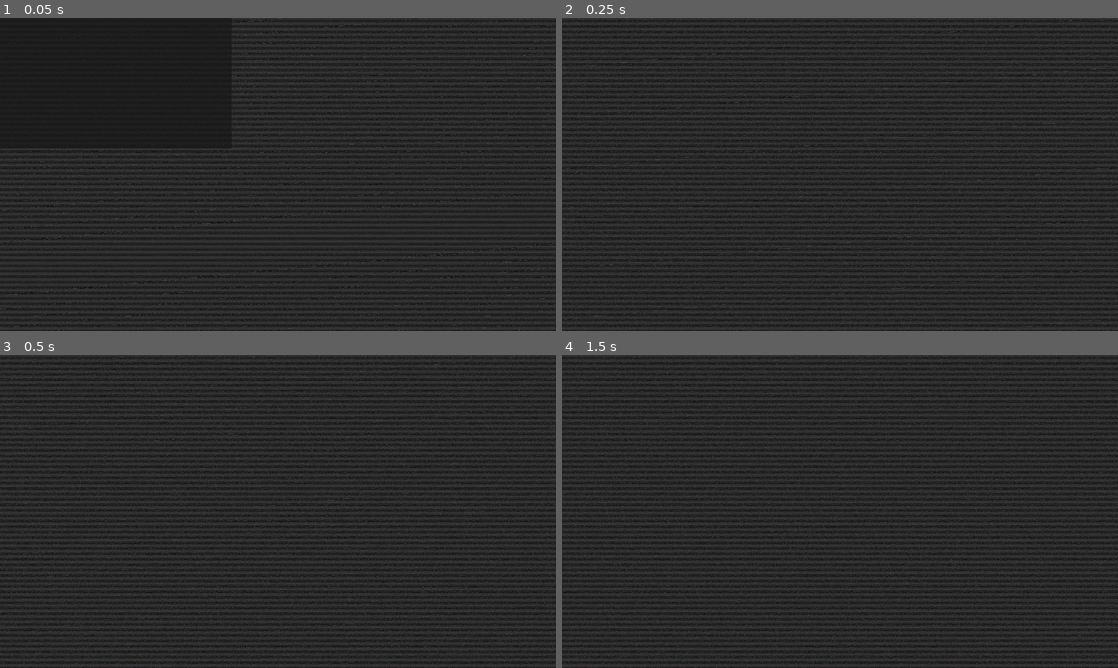
Above: before the commit, frames 1-4 (two rows, left to right).
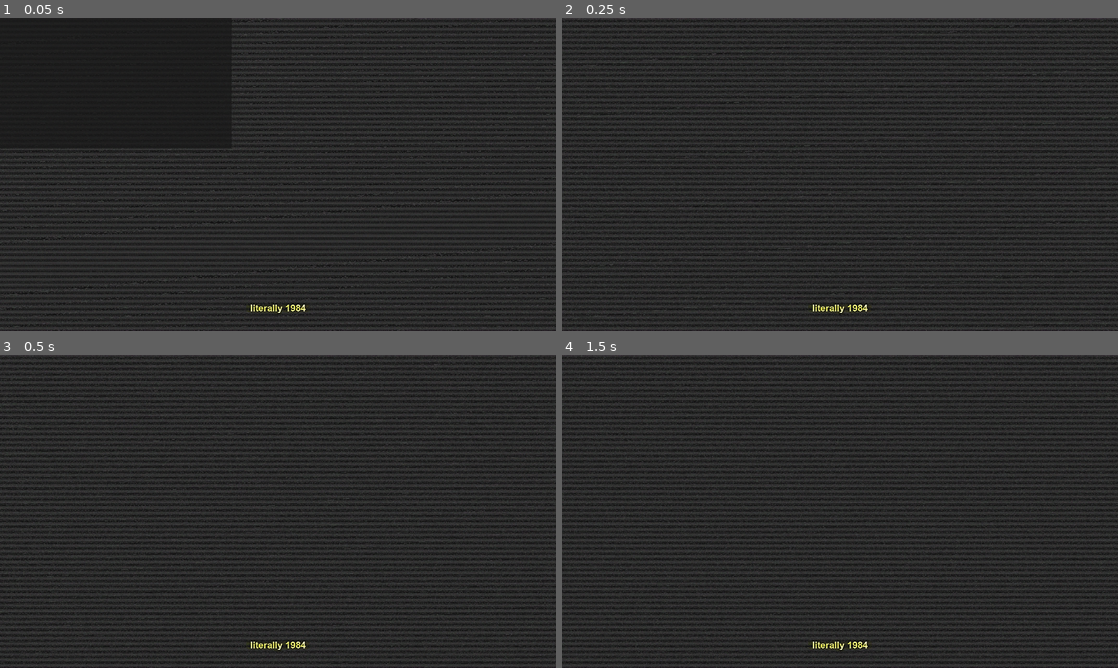
Above: after the commit, the same moments.

Repository: ZeEndy/PB-Heather
Game: Godot game, scene res://Main_menu.tscn
Same seed, same stepped clock (60 frames per second), same inputs: the game is played once before the commit and once after it.
Inputs:
- Up to frame 1 (0.05 s): no input
- Up to frame 2 (0.25 s): no input
- Up to frame 3 (0.5 s): no input
- Up to frame 4 (1.5 s): click "RECORDINGS" at 0.5 s; click ">RECORDINGS" at 1.25 s

The runs differ from the first frame. In frame 1, 0.2% of the frame differs, in the area x 44-56%, y 91-95%; in frame 2, 0.2%; in frame 3, 0.2%; in frame 4, 0.2%.

Commit message:
door wip

Diff:
--- a/Data/DEFAULT/ENTS/ENT_DOOR.tscn
+++ b/Data/DEFAULT/ENTS/ENT_DOOR.tscn
@@ -1,15 +1,29 @@
-[gd_scene load_steps=4 format=3 uid="uid://bqyo8eokcablc"]
+[gd_scene load_steps=7 format=3 uid="uid://bqyo8eokcablc"]
 
 [ext_resource type="Script" path="res://Scripts/LEVEL/LVL_DOOR.gd" id="1"]
 [ext_resource type="Texture2D" uid="uid://bpnywv0nciep6" path="res://Data/DEFAULT/SPRITES/WORLD/WALLS/sprDoor.png" id="2"]
 
+[sub_resource type="Curve" id="Curve_nty6p"]
+_data = [Vector2(0, 0), 0.0, 4.46025, 0, 0, Vector2(0.40625, 1), 1.46986, 1.46986, 0, 0, Vector2(1, 1), 0.790847, 0.0, 0, 0]
+point_count = 3
+
 [sub_resource type="OccluderPolygon2D" id="4"]
 polygon = PackedVector2Array(0, 0, 32, 0, 32, 0, 0, 0)
 
+[sub_resource type="Gradient" id="Gradient_lxcr2"]
+
+[sub_resource type="GradientTexture1D" id="GradientTexture1D_3b1lf"]
+gradient = SubResource("Gradient_lxcr2")
+width = 1
+
 [node name="Door" type="Node2D"]
 script = ExtResource("1")
+easing = SubResource("Curve_nty6p")
+left = 135.0
+right = 135.0
 
 [node name="DOOR_ANCHER" type="Node2D" parent="."]
+position = Vector2(0, 4)
 
 [node name="Sprite" type="Sprite2D" parent="DOOR_ANCHER"]
 z_index = 1
@@ -22,8 +36,13 @@
 
 [node name="StaticBody2D" type="StaticBody2D" parent="DOOR_ANCHER/Sprite"]
 position = Vector2(-16, 0)
-collision_layer = 80
+collision_layer = 112
 collision_mask = 8
 
 [node name="CollisionPolygon2D" type="CollisionPolygon2D" parent="DOOR_ANCHER/Sprite/StaticBody2D"]
-polygon = PackedVector2Array(0, 2, 0, -2, 32, -2, 32, 2)
+position = Vector2(0, 0.5)
+polygon = PackedVector2Array(0, 0, 0, -1, 32, -1, 32, 0)
+
+[node name="Sprite2D" type="Sprite2D" parent="DOOR_ANCHER"]
+top_level = true
+texture = SubResource("GradientTexture1D_3b1lf")
--- /dev/null
+++ b/Data/DEFAULT/ENTS/ENT_DOOR_F_UNLOCK.tscn
@@ -0,0 +1,29 @@
+[gd_scene load_steps=4 format=3 uid="uid://chddckbhxbwe7"]
+
+[ext_resource type="Script" path="res://Scripts/LEVEL/LVL_DOOR.gd" id="1_4nhtt"]
+[ext_resource type="Texture2D" uid="uid://bpnywv0nciep6" path="res://Data/DEFAULT/SPRITES/WORLD/WALLS/sprDoor.png" id="2_r6cjw"]
+
+[sub_resource type="OccluderPolygon2D" id="4"]
+polygon = PackedVector2Array(0, 0, 32, 0, 32, 0, 0, 0)
+
+[node name="Door" type="Node2D"]
+script = ExtResource("1_4nhtt")
+
+[node name="DOOR_ANCHER" type="Node2D" parent="."]
+
+[node name="Sprite" type="Sprite2D" parent="DOOR_ANCHER"]
+z_index = 1
+position = Vector2(16, 0)
+texture = ExtResource("2_r6cjw")
+
+[node name="LightOccluder2D" type="LightOccluder2D" parent="DOOR_ANCHER/Sprite"]
+position = Vector2(-16, 0)
+occluder = SubResource("4")
+
+[node name="StaticBody2D" type="StaticBody2D" parent="DOOR_ANCHER/Sprite"]
+position = Vector2(-16, 0)
+collision_layer = 80
+collision_mask = 8
+
+[node name="CollisionPolygon2D" type="CollisionPolygon2D" parent="DOOR_ANCHER/Sprite/StaticBody2D"]
+polygon = PackedVector2Array(0, 2, 0, -2, 32, -2, 32, 2)
--- /dev/null
+++ b/Data/DEFAULT/ENTS/ENT_DOOR_LOCKED.tscn
@@ -0,0 +1,30 @@
+[gd_scene load_steps=4 format=3 uid="uid://cbv2yua27uo0r"]
+
+[ext_resource type="Script" path="res://Scripts/LEVEL/LVL_DOOR.gd" id="1_jl6yn"]
+[ext_resource type="Texture2D" uid="uid://bpnywv0nciep6" path="res://Data/DEFAULT/SPRITES/WORLD/WALLS/sprDoor.png" id="2_gs68e"]
+
+[sub_resource type="OccluderPolygon2D" id="4"]
+polygon = PackedVector2Array(0, 0, 32, 0, 32, 0, 0, 0)
+
+[node name="Door" type="Node2D"]
+script = ExtResource("1_jl6yn")
+locked = true
+
+[node name="DOOR_ANCHER" type="Node2D" parent="."]
+
+[node name="Sprite" type="Sprite2D" parent="DOOR_ANCHER"]
+z_index = 1
+position = Vector2(16, 0)
+texture = ExtResource("2_gs68e")
+
+[node name="LightOccluder2D" type="LightOccluder2D" parent="DOOR_ANCHER/Sprite"]
+position = Vector2(-16, 0)
+occluder = SubResource("4")
+
+[node name="StaticBody2D" type="StaticBody2D" parent="DOOR_ANCHER/Sprite"]
+position = Vector2(-16, 0)
+collision_layer = 80
+collision_mask = 8
+
+[node name="CollisionPolygon2D" type="CollisionPolygon2D" parent="DOOR_ANCHER/Sprite/StaticBody2D"]
+polygon = PackedVector2Array(0, 2, 0, -2, 32, -2, 32, 2)
--- a/Data/DEFAULT/ENTS/PED_PLAYER.tscn
+++ b/Data/DEFAULT/ENTS/PED_PLAYER.tscn
@@ -4692,7 +4692,7 @@
 
 [node name="PED_COL" type="CharacterBody2D" parent="." groups=["PED", "Player"]]
 collision_layer = 4
-collision_mask = 32
+collision_mask = 544
 wall_min_slide_angle = 0.436332
 
 [node name="CollsionCircle" type="CollisionShape2D" parent="PED_COL"]
--- a/Data/Scenes/VFX/ENT_Dialouge.tscn
+++ b/Data/Scenes/VFX/ENT_Dialouge.tscn
@@ -28,7 +28,6 @@
 texture = ExtResource("1_ndw0j")
 
 [node name="Text" type="Label" parent="Control"]
-visible = false
 layout_mode = 1
 anchors_preset = 12
 anchor_top = 1.0
--- a/Data/Scenes/VFX/ENT_UI.tscn
+++ b/Data/Scenes/VFX/ENT_UI.tscn
@@ -387,19 +387,6 @@
 [sub_resource type="ShaderMaterial" id="ShaderMaterial_34261"]
 shader = ExtResource("3_vxky5")
 
-[sub_resource type="Shader" id="Shader_wg8j4"]
-code = "shader_type canvas_item;
-
-uniform sampler2D SCREEN_TEXTURE : hint_screen_texture, filter_linear_mipmap;
-
-void fragment()
-{
-    COLOR = texture(SCREEN_TEXTURE,SCREEN_UV,0.1);
-}"
-
-[sub_resource type="ShaderMaterial" id="ShaderMaterial_ihqve"]
-shader = SubResource("Shader_wg8j4")
-
 [sub_resource type="Shader" id="Shader_k3lvc"]
 code = "shader_type canvas_item;
 
@@ -617,19 +604,6 @@
 mouse_filter = 2
 color = Color(0, 0, 0, 1)
 
-[node name="Pass4" type="CanvasLayer" parent="Shaders"]
-layer = 3
-
-[node name="Shader" type="ColorRect" parent="Shaders/Pass4"]
-material = SubResource("ShaderMaterial_ihqve")
-anchors_preset = 15
-anchor_right = 1.0
-anchor_bottom = 1.0
-grow_horizontal = 2
-grow_vertical = 2
-mouse_filter = 2
-color = Color(0, 0, 0, 1)
-
 [node name="ColorRect" type="ColorRect" parent="."]
 visible = false
 material = SubResource("ShaderMaterial_1spu3")
--- a/Scripts/HUD/VHSOverlayShader.gdshader
+++ b/Scripts/HUD/VHSOverlayShader.gdshader
@@ -91,7 +91,7 @@
     vec4 luma = Shrink(FRAGCOORD.xy, 0.5, 0.0,1.0/SCREEN_PIXEL_SIZE.xy); // In VHS the luma band is half of the resolution
     luma = BlendLuminosity(vec4(0.5, 0.5, 0.5, 1.0), luma);
 
-    vec4 chroma = Shrink(FRAGCOORD.xy,  1.0/8.0, 2.0, 1.0/SCREEN_PIXEL_SIZE.xy); // In VHS chroma band is a much lower resolution (technically 1/16th)
+    vec4 chroma = Shrink(FRAGCOORD.xy,  1.0/16.0, 2.0, 1.0/SCREEN_PIXEL_SIZE.xy)*1.5; // In VHS chroma band is a much lower resolution (technically 1/16th)
     chroma = BlendColor(luma, chroma);
 
     COLOR = chroma;
--- a/Scripts/LEVEL/LVL_DOOR.gd
+++ b/Scripts/LEVEL/LVL_DOOR.gd
@@ -5,186 +5,100 @@
 #reference variables
 @onready var door_anc=get_node("DOOR_ANCHER")
 
-@export var swingspeed=0
-var swingdir=0
-@export var swinger=0
+
+var active=false
+var desired_rot=0
+var process=false
+var count_down=0.1
 
 
-var active=0
-var door_size=Vector2(0,0)
+var door_size=Vector2(32,8)
 @export var PED_SCALE=8
 
-
+@export var easing : Curve
 @export var locked = false
 @export var unlock_on_level_end=false
 @export var spring_return=false
 
 @export var door_flip=1
 
+@export_range(0.0,135.0) var left
+@export_range(0.0,135.0) var right
+
 var _wad=null
 
-var door_rot=0
+var door_rot=0.0
+var prev_rot=0.0
+var door_timer=0.0
+
+func _ready():
+	process=false
+	count_down=0.05
+
+func _physics_process(delta):
+	if process==true:
+		var p_col_check=player_collision_checker()
+		var dir=p_col_check[0]
+		p_col_check.remove_at(0)
+
+		if active == false:
+			for i in p_col_check:
+				if i[0] is Player:
+					active=true
+					prev_rot=door_anc.rotation
+					door_rot+=deg_to_rad(135)*dir
+					door_rot=clamp(door_rot,deg_to_rad(-right),deg_to_rad(left))
+					door_timer=0.0
+		else:
+			pass
 
 
+func _process(delta):
+	if process==false:
+		door_anc.rotation=door_rot
+		count_down=clamp(count_down-delta,0,1)
+		if count_down==0.0:
+			process=true
 
-func _ready():
-	$DOOR_ANCHER/Sprite.scale.y=door_flip
-	door_size=get_node("DOOR_ANCHER/Sprite").texture.get_size()
+	else:
+		door_timer=clamp(door_timer+delta,0,1.0)
 
-# Called when the node enters the scene tree for the first time.
-func _physics_process(delta):
-
-	get_node("DOOR_ANCHER/Sprite/StaticBody2D").set_collision_layer_value(6,locked)
-	if (abs(swingspeed) > 0):
-
-		door_rot = door_rot + (deg_to_rad(swingspeed)*delta*60)
-		if (door_rot < -2.35619):
-			door_rot = -2.35619
-			swingspeed = abs(swingspeed)
-		if (door_rot > 2.35619):
-			door_rot = 2.35619
-			swingspeed = -abs(swingspeed)
-		swingdir = sign(swingspeed)
-		if (abs(swingspeed) < 3.5):
-			if ((door_rot > -0.10472) && (door_rot < 0.10472)):
-				swingspeed = 0
-				door_rot = 0
-		if (swingspeed > 0.25):
-			swingspeed = (swingspeed - 0.25*delta*60)
-		elif (swingspeed < -0.25):
-			swingspeed = (swingspeed + 0.25*delta*60)
-		else:
-			swinger = 0
-			swingspeed = 0
-			active=0
-	else:
-		if spring_return==true:
-			if door_rot != 0:
-				door_rot=lerp_angle(door_rot,0,2*delta)
-	door_anc.rotation=door_rot
-	Collision_trollface()
+		door_anc.rotation=lerp_angle(prev_rot,door_rot,easing.sample(door_timer))
+		if door_timer>0.6:
+			active=false
 
 
-
-
-func play_sample(given_sample,affected_time=true,true_pitch=1,random_pitch=0,bus="Master"):
-#	print(given_sample)
-	if (given_sample is String):
-		pass
-#		var audio_player := AudioStreamPlayer2D.new()
-#		audio_player.stream = _wad.audio_stream(given_sample+".wav",true)
-#		#gonna add this script later but gonna need to probably rethink about that
-#		audio_player.set_script(load("res://Scripts/AUDIO/AUDIO_STREAM_SOUND_2D.gd"))
-#		audio_player.affected_time=affected_time
-#		get_parent().get_parent().call_deferred("add_child",audio_player)
-#		audio_player.current_pitch=true_pitch+rand_range(-random_pitch,random_pitch)
-#		audio_player.autoplay = true
-#		audio_player.set_bus(bus)
-#		audio_player.global_position=global_position+Vector2(door_size.x,0).rotated(door_anc.global_rotation)
-	elif given_sample is Array:
-		if (typeof(given_sample[0])==1 && given_sample[0]==false):
-			print("type of is 1")
-			play_sample(given_sample[randi_range(1,given_sample.size()-1)],affected_time,true_pitch,random_pitch,bus)
-		else:
-			for i in given_sample:
-				play_sample(i,affected_time,true_pitch,random_pitch,bus)
-	return true
-
-
-func Collision_trollface():
-	var b = door_collision_checker()
-	var temp_array=b.duplicate(true)
-	temp_array.remove_at(0)
-#	print(temp_array)
-
-	for i in temp_array:
-		if active==0 or active==1:
-			if i[0] is Player && !locked:
-				if active==0:
-					active=b[0]
-				else:
-					active=1
-				swinger=1
-				if abs(swingspeed)<2:
-					play_sample("sndDoorOpen")
-					var line_pos=global_position+Vector2(door_size.x,0).rotated(door_anc.global_rotation)
-					var add_on_speed=clamp(abs(1.15-i[1].distance_to(line_pos)-PED_SCALE),1,1.15)
-					swingspeed=(7*add_on_speed)
-				return
-			if i[0] is Enemy && !locked:
-				if active==0:
-					active=b[0]
-				else:
-					active=1
-				if swinger==1:
-					if i[0].state==0:
-						i[0].go_down(door_anc.global_rotation+randf_range(deg_to_rad(-45),deg_to_rad(-45)))
-						play_sample("sndDoorHit")
-				else:
-					if abs(swingspeed)<2:
-						play_sample("sndDoorOpen")
-					var line_pos=global_position+Vector2(door_size.x,0).rotated(door_anc.global_rotation)
-					var add_on_speed=clamp(abs(1.15-i[1].distance_to(line_pos)-PED_SCALE),1,1.15)
-					swingspeed=(7*add_on_speed)
-				return
-		elif active==0 or active==-1:
-			if i[0] is Player && !locked:
-				if active==0:
-					active=b[0]
-				else:
-					active=-1
-				swinger=1
-				if abs(swingspeed)<2:
-					play_sample("sndDoorOpen")
-				var line_pos=global_position+Vector2(door_size.x,0).rotated(door_anc.global_rotation)
-				var add_on_speed=clamp(abs(1.15-i[1].distance_to(line_pos)-PED_SCALE),1,1.15)
-				swingspeed=-(7*add_on_speed)
-				return
-			if i[0] is Enemy && !locked:
-				if active==0:
-					active=b[0]
-				else:
-					active=-1
-				if swinger==1:
-					if i[0].state==0:
-						i[0].go_down(door_anc.global_rotation+randf_range(deg_to_rad(-45),deg_to_rad(45)))
-						play_sample("sndDoorHit")
-				else:
-					if abs(swingspeed)<2:
-						play_sample("sndDoorOpen")
-					var line_pos=global_position+Vector2(door_size.x,0).rotated(door_anc.global_rotation)
-					var add_on_speed=clamp(abs(1.15-i[1].distance_to(line_pos)-PED_SCALE),1,1.15)
-					swingspeed=-(7*add_on_speed)
-				return
-
-
-func door_collision_checker():
+func player_collision_checker():
+	var mask=0b0000000000000000100
 	var collision_objects=[]
 	var shape = RectangleShape2D.new()
-	shape.extents=door_size/2
+	shape.extents=door_size
 	var query = PhysicsShapeQueryParameters2D.new()
 	query.set_shape(shape)
-	query.collision_mask=0b0000000000000000101
-
+	get_node("DOOR_ANCHER/Sprite2D").set_transform(Transform2D(door_anc.global_rotation, door_anc.global_position+Vector2(door_size.x*0.5,0).rotated(door_anc.global_rotation)))
+	get_node("DOOR_ANCHER/Sprite2D").scale=door_size
+	query.collision_mask=mask
 	var space = get_world_2d().direct_space_state
-	query.set_transform(Transform2D(door_anc.global_rotation, global_position+Vector2(door_size.x/2,0).rotated(door_anc.global_rotation)))
+	query.set_transform(Transform2D(door_anc.global_rotation, door_anc.global_position+Vector2(door_size.x*0.5,0).rotated(door_anc.global_rotation)))
 	collision_objects+=space.intersect_shape(query,5)
-
-	for ang in range(abs(round(swingspeed))):
-		var space2 = get_world_2d().direct_space_state
-		query.set_transform(Transform2D(door_anc.global_rotation+deg_to_rad(ang*active), global_position+Vector2(door_size.x/2,0).rotated(door_anc.global_rotation+deg_to_rad(ang*active))))
-		collision_objects+=space2.intersect_shape(query,5)
-
 	var return_array=[]
 	var test=0
+	var raycast=PhysicsRayQueryParameters2D.new()
+	raycast.from=door_anc.global_position
+	raycast.collision_mask=mask
+
 	for i in collision_objects:
 		if (i.collider.get_parent() is PED && (i.collider.get_parent().my_velocity.length()>10) ):
-			var line_pos=global_position+Vector2(door_size.x,0).rotated(door_anc.global_rotation)
-			var direction=line_pos.direction_to(i.collider.global_position).angle()
-			if angle_difference(door_anc.global_rotation,direction)>deg_to_rad(90) && angle_difference(door_anc.global_rotation,direction+deg_to_rad(180)):
-				test-=1
-			else:
-				test+=1
+			var rots=[30,25,20,15,10,5,-5,-10,-15,-20,-25,-30]
+			for rot in rots:
+				raycast.to=door_anc.global_position+Vector2(door_size.x,0).rotated(door_anc.global_rotation+deg_to_rad(rot))
+				if space.intersect_ray(raycast)!={}:
+					test-=rot
+			#cheaper but not better
+#			if angle_difference(door_anc.global_rotation,direction)>deg_to_rad(90) && angle_difference(door_anc.global_rotation,direction+deg_to_rad(180)):
+#				test-=1
+#			else:
+#				test+=1
 			return_array.append([i.collider.get_parent(),i.collider.global_position])
 	if test!=0:
 		test=test/abs(test)
@@ -192,5 +106,47 @@
 	return return_array
 
 
+func enemy_collision_checker():
+	var mask=0b0000000000000000001
+	var collision_objects=[]
+	var shape = RectangleShape2D.new()
+	shape.extents=door_size/2
+	var query = PhysicsShapeQueryParameters2D.new()
+	query.set_shape(shape)
+	get_node("DOOR_ANCHER/Sprite2D").set_transform(Transform2D(door_anc.global_rotation, door_anc.global_position+Vector2(door_size.x,0).rotated(door_anc.global_rotation)))
+	get_node("DOOR_ANCHER/Sprite2D").scale=door_size
+	query.collision_mask=mask
+	var space = get_world_2d().direct_space_state
+	query.set_transform(Transform2D(door_anc.global_rotation, door_anc.global_position+Vector2(door_size.x,0).rotated(door_anc.global_rotation)))
+	collision_objects+=space.intersect_shape(query,5)
+#	for ang in range(abs(round(swingspeed))):
+#		var space2 = get_world_2d().direct_space_state
+#		query.set_transform(Transform2D(door_anc.global_rotation+deg_to_rad(ang*active), global_position+Vector2(door_size.x/2,0).rotated(door_anc.global_rotation+deg_to_rad(ang*active))))
+#		collision_objects+=space2.intersect_shape(query,5)
+	var return_array=[]
+	var test=0
+	var raycast=PhysicsRayQueryParameters2D.new()
+	raycast.from=door_anc.global_position
+	raycast.collision_mask=mask
+
+	for i in collision_objects:
+		if (i.collider.get_parent() is PED && (i.collider.get_parent().my_velocity.length()>10) ):
+			var rots=[30,25,20,15,10,5,-5,-10,-15,-20,-25,-30]
+			for rot in rots:
+				raycast.to=door_anc.global_position+Vector2(door_size.x,0).rotated(door_anc.global_rotation+deg_to_rad(rot))
+#				print(space.intersect_ray(raycast))
+				if space.intersect_ray(raycast)!={}:
+					test-=rot
+#			if angle_difference(door_anc.global_rotation,direction)>deg_to_rad(90) && angle_difference(door_anc.global_rotation,direction+deg_to_rad(180)):
+#				test-=1
+#			else:
+#				test+=1
+			return_array.append([i.collider.get_parent(),i.collider.global_position])
+	if test!=0:
+		test=test/abs(test)
+#	test=clamp(test,0.0,1.0)
+	return_array.push_front(test)
+	return return_array
+
 static func angle_difference(from, to):
 	return fposmod(to-from + PI, PI*2) - PI
--- /dev/null
+++ b/Scripts/LEVEL/LVL_DOOR_OLD.gd
@@ -0,0 +1,193 @@
+extends Node2D
+
+class_name Door_OLD
+
+#reference variables
+@onready var door_anc=get_node("DOOR_ANCHER")
+
+@export var swingspeed=0
+var swingdir=0
+@export var swinger=0
+
+
+var active=0
+var door_size=Vector2(0,0)
+@export var PED_SCALE=8
+
+
+@export var locked = false
+@export var unlock_on_level_end=false
+@export var spring_return=false
+
+@export var door_flip=1
+
+var _wad=null
+
+var door_rot=0
+
+
+
+func _ready():
+	$DOOR_ANCHER/Sprite.scale.y=door_flip
+	door_size=get_node("DOOR_ANCHER/Sprite").texture.get_size()
+
+# Called when the node enters the scene tree for the first time.
+func _physics_process(delta):
+
+	get_node("DOOR_ANCHER/Sprite/StaticBody2D").set_collision_layer_value(6,locked)
+	if (abs(swingspeed) > 0):
+
+		door_rot = door_rot + (deg_to_rad(swingspeed)*delta*60)
+		if (door_rot < -2.35619):
+			door_rot = -2.35619
+			swingspeed = abs(swingspeed)
+		if (door_rot > 2.35619):
+			door_rot = 2.35619
+			swingspeed = -abs(swingspeed)
+		swingdir = sign(swingspeed)
+		if (abs(swingspeed) < 3.5):
+			if ((door_rot > -0.10472) && (door_rot < 0.10472)):
+				swingspeed = 0
+				door_rot = 0
+		if (swingspeed > 0.25):
+			swingspeed = (swingspeed - 0.25*delta*60)
+		elif (swingspeed < -0.25):
+			swingspeed = (swingspeed + 0.25*delta*60)
+		if abs(swingspeed)<0.25:
+			swinger = 0
+			swingspeed = 0
+			active=0
+	else:
+		if spring_return==true:
+			if door_rot != 0:
+				door_rot=lerp_angle(door_rot,0,2*delta)
+	door_anc.rotation=door_rot
+	Collision_trollface()
+
+
+
+
+func play_sample(given_sample,affected_time=true,true_pitch=1,random_pitch=0,bus="Master"):
+#	print(given_sample)
+	if (given_sample is String):
+		pass
+#		var audio_player := AudioStreamPlayer2D.new()
+#		audio_player.stream = _wad.audio_stream(given_sample+".wav",true)
+#		#gonna add this script later but gonna need to probably rethink about that
+#		audio_player.set_script(load("res://Scripts/AUDIO/AUDIO_STREAM_SOUND_2D.gd"))
+#		audio_player.affected_time=affected_time
+#		get_parent().get_parent().call_deferred("add_child",audio_player)
+#		audio_player.current_pitch=true_pitch+rand_range(-random_pitch,random_pitch)
+#		audio_player.autoplay = true
+#		audio_player.set_bus(bus)
+#		audio_player.global_position=global_position+Vector2(door_size.x,0).rotated(door_anc.global_rotation)
+	elif given_sample is Array:
+		if (typeof(given_sample[0])==1 && given_sample[0]==false):
+			print("type of is 1")
+			play_sample(given_sample[randi_range(1,given_sample.size()-1)],affected_time,true_pitch,random_pitch,bus)
+		else:
+			for i in given_sample:
+				play_sample(i,affected_time,true_pitch,random_pitch,bus)
+	return true
+
+
+func Collision_trollface():
+	var b = door_collision_checker()
+	var temp_array=b.duplicate(true)
+	temp_array.remove_at(0)
+#	print(temp_array)
+
+	for i in temp_array:
+		if active==0 or active==1:
+			if i[0] is Player && !locked:
+				if active==0:
+					active=b[0]
+				else:
+					active=1
+				swinger=1
+				if abs(swingspeed)<2:
+#					play_sample("sndDoorOpen")
+					var line_pos=global_position+Vector2(door_size.x,0).rotated(door_anc.global_rotation)
+					var add_on_speed=clamp(abs(1.15-i[1].distance_to(line_pos)-PED_SCALE),1,1.15)
+					swingspeed=(7*add_on_speed)
+
+			if i[0] is Enemy && !locked:
+				if active==0:
+					active=b[0]
+				else:
+					active=1
+				if swinger==1:
+					if i[0].state==0:
+						i[0].go_down(door_anc.global_rotation+randf_range(deg_to_rad(-45),deg_to_rad(-45)))
+#						play_sample("sndDoorHit")
+				else:
+					if abs(swingspeed)<2:
+						play_sample("sndDoorOpen")
+					var line_pos=global_position+Vector2(door_size.x,0).rotated(door_anc.global_rotation)
+					var add_on_speed=clamp(abs(1.15-i[1].distance_to(line_pos)-PED_SCALE),1,1.15)
+					swingspeed=(7*add_on_speed)
+		elif active==0 or active==-1:
+			if i[0] is Player && !locked:
+				if active==0:
+					active=b[0]
+				else:
+					active=-1
+				swinger=1
+				if abs(swingspeed)<2:
+					play_sample("sndDoorOpen")
+				var line_pos=global_position+Vector2(door_size.x,0).rotated(door_anc.global_rotation)
+				var add_on_speed=clamp(abs(1.15-i[1].distance_to(line_pos)-PED_SCALE),1,1.15)
+				swingspeed=-(7*add_on_speed)
+			if i[0] is Enemy && !locked:
+				if active==0:
+					active=b[0]
+				else:
+					active=-1
+				if swinger==1:
+					if i[0].state==0:
+						i[0].go_down(door_anc.global_rotation+randf_range(deg_to_rad(-45),deg_to_rad(45)))
+						play_sample("sndDoorHit")
+				else:
+					if abs(swingspeed)<2:
+						play_sample("sndDoorOpen")
+					var line_pos=global_position+Vector2(door_size.x,0).rotated(door_anc.global_rotation)
+					var add_on_speed=clamp(abs(1.15-i[1].distance_to(line_pos)-PED_SCALE),1,1.15)
+					swingspeed=-(7*add_on_speed)
+
+
+func door_collision_checker():
+	var collision_objects=[]
+	var shape = RectangleShape2D.new()
+	shape.extents=door_size/2
+	var query = PhysicsShapeQueryParameters2D.new()
+	query.set_shape(shape)
+	query.collision_mask=0b0000000000000000101
+
+	var space = get_world_2d().direct_space_state
+	query.set_transform(Transform2D(door_anc.global_rotation, global_position+Vector2(door_size.x/2,0).rotated(door_anc.global_rotation)))
+	collision_objects+=space.intersect_shape(query,5)
+
+	for ang in range(abs(round(swingspeed))):
+		var space2 = get_world_2d().direct_space_state
+		query.set_transform(Transform2D(door_anc.global_rotation+deg_to_rad(ang*active), global_position+Vector2(door_size.x/2,0).rotated(door_anc.global_rotation+deg_to_rad(ang*active))))
+		collision_objects+=space2.intersect_shape(query,5)
+
+	var return_array=[]
+	var test=0
+	for i in collision_objects:
+		if (i.collider.get_parent() is PED && (i.collider.get_parent().my_velocity.length()>10) ):
+			var line_pos=global_position+Vector2(door_size.x,0).rotated(door_anc.global_rotation)
+			var direction=line_pos.direction_to(i.collider.global_position).angle()
+			if angle_difference(door_anc.global_rotation,direction)>deg_to_rad(90) && angle_difference(door_anc.global_rotation,direction+deg_to_rad(180)):
+				test-=1
+			else:
+				test+=1
+			return_array.append([i.collider.get_parent(),i.collider.global_position])
+	if test!=0:
+		test=test/abs(test)
+	return_array.push_front(test)
+	return return_array
+
+
+static func angle_difference(from, to):
+	return fposmod(to-from + PI, PI*2) - PI
--- a/Scripts/LEVEL/LVL_MAIN.gd
+++ b/Scripts/LEVEL/LVL_MAIN.gd
@@ -102,7 +102,8 @@
 					save_array.append({
 						"id":i,
 						"door_rot":i.door_rot,
-						"swingspeed":i.swingspeed
+						"active":i.active
+#						"swingspeed":i.swingspeed
 					})
 	return save_array
 
@@ -149,4 +150,5 @@
 				id._ready()
 			if id is Door:
 				id.door_rot=i["door_rot"]
-				id.swingspeed=i["swingspeed"]
+				id._ready()
+#				id.swingspeed=i["swingspeed"]
--- a/Scripts/PEDS/PED_DEFAULT.gd
+++ b/Scripts/PEDS/PED_DEFAULT.gd
@@ -206,12 +206,12 @@
 				sprite_legs.global_rotation=test_motion.get_normal().angle()
 				sprite_legs.speed_scale=0
 				collision_body.global_position=test_motion.get_position()
-		if my_velocity.length()<5:
-			sprite_body.global_rotation=sprite_legs.global_rotation
-			if can_get_up==true:
-				down_timer-=delta
-				if down_timer<0:
-					sprite_legs.speed_scale=1
+#		if my_velocity.length()<5:
+		sprite_body.global_rotation=sprite_legs.global_rotation
+		if can_get_up==true:
+			down_timer-=delta
+			if down_timer<0:
+				sprite_legs.speed_scale=1
 
 
 	elif state == ped_states.dead:
@@ -470,7 +470,7 @@
 			sprite_legs.speed_scale=0
 			sprite_legs.global_rotation=direction
 			sprite_body.visible=false
-			down_timer=8
+			down_timer=3
 #			collision_body.set_collision_layer_bit(6,false)
 			axis=Vector2(0.8,0).rotated(direction)
 #		collision_body.linear_damp=6
Not shown, changed: Data/Scenes/Levels/Level_Example.tscn
Not shown, changed: Data/Scenes/Levels/Level_Intern.tscn
Not shown, changed: Data/Scenes/Levels/PanicRoom.tscn
Not shown: 1 places in Data/Scenes/VFX/ENT_UI.tscn that only renumber resources
Binary file added: HotlineMiami2_tyIUbi1i02.png
